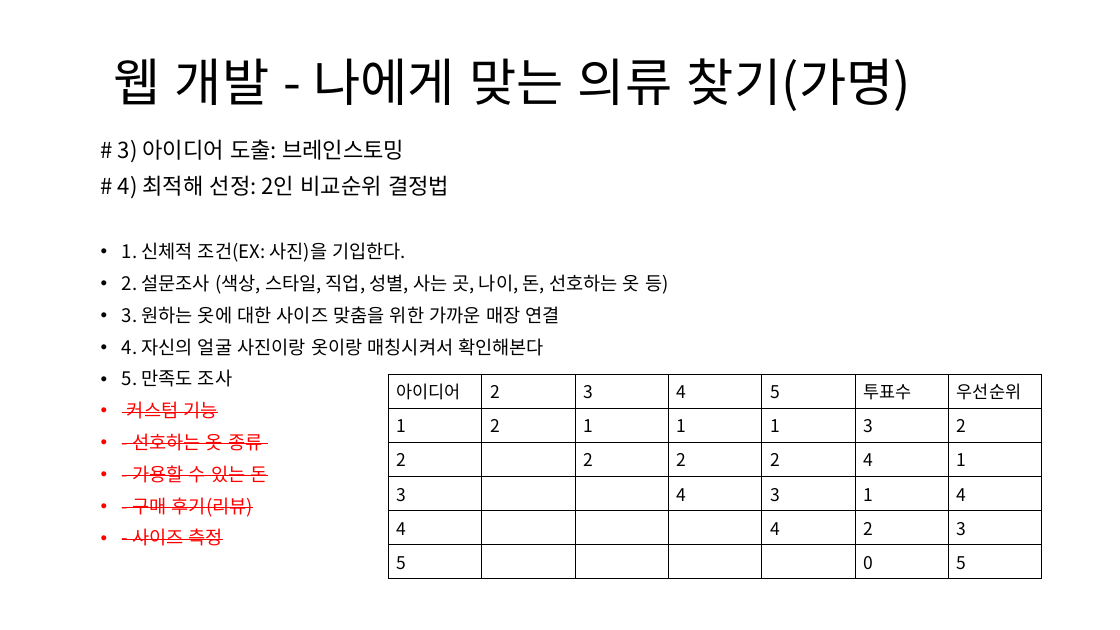
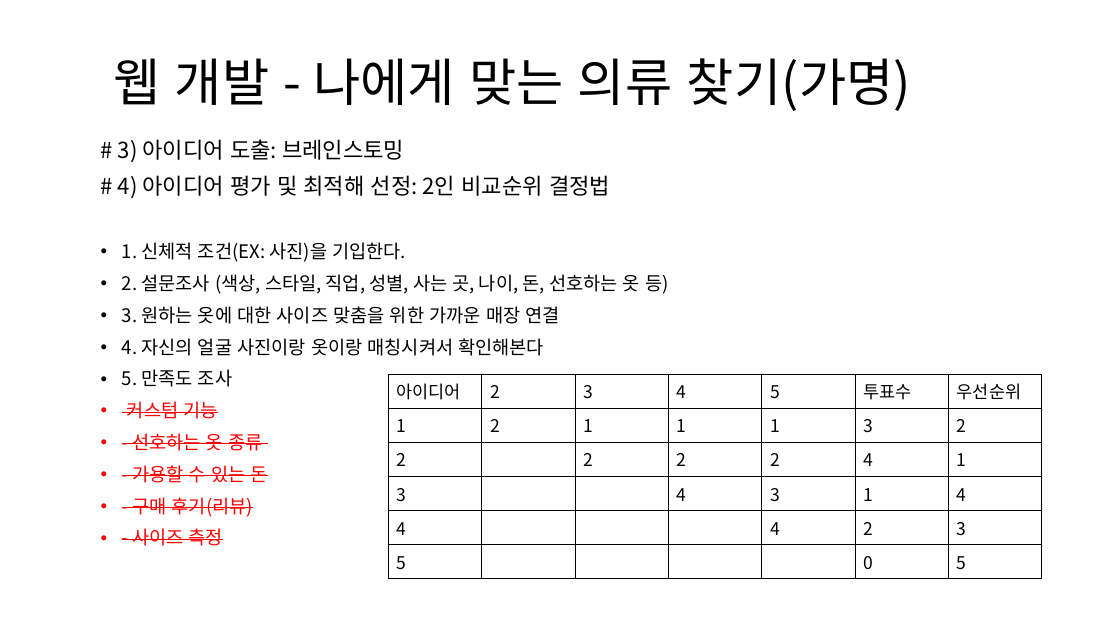
Before and after one commit to kimseukhwang/Engineering-Design, a slide deck: slide 3 of 공학설계입문__웹_아이디어.pptx. Drawn at 1120x630 pixels with LibreOffice and Linux fonts; fonts in the diff are those of the drawing. Boxes give left, top, right and bottom in pixels: in the first picture for what was removed or moved away, otherwise in the second. Text is boxed around its words. In the diff, an @@ line names an element or a change of style, - is before the commit and + after.

Commit message:
최적해 소개 및 평가 작성

```diff
--- a/공학설계입문__웹_아이디어.pptx
+++ b/공학설계입문__웹_아이디어.pptx
@@ text at [118,175,610,198]: text changed @@
-# 4) 최적해 선정: 2인 비교순위 결정법
+# 4) 아이디어 평가 및 최적해 선정: 2인 비교순위 결정법
```
Also in this commit, not shown: 1 other slide changed, 2 slides added.
